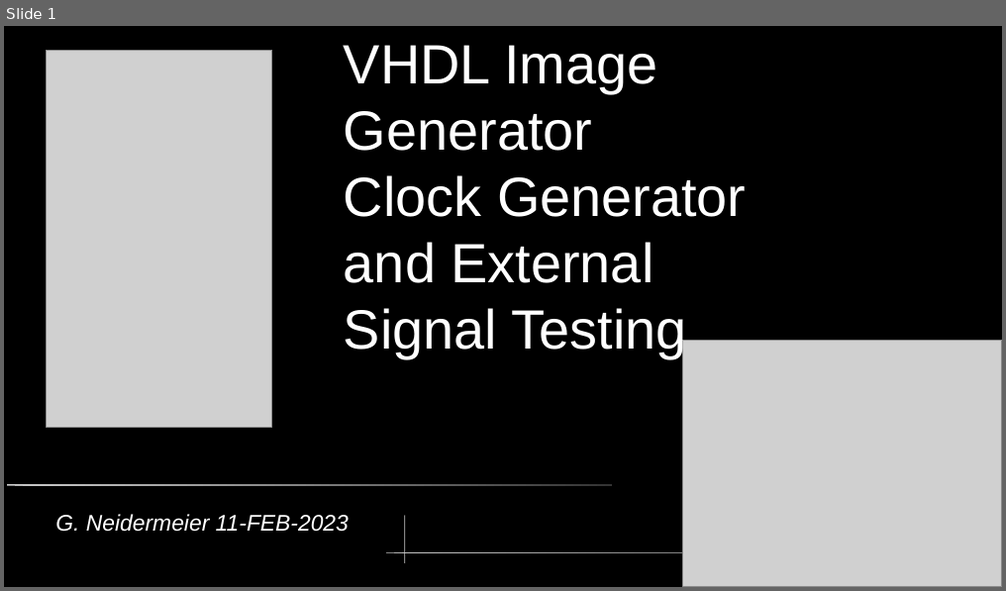
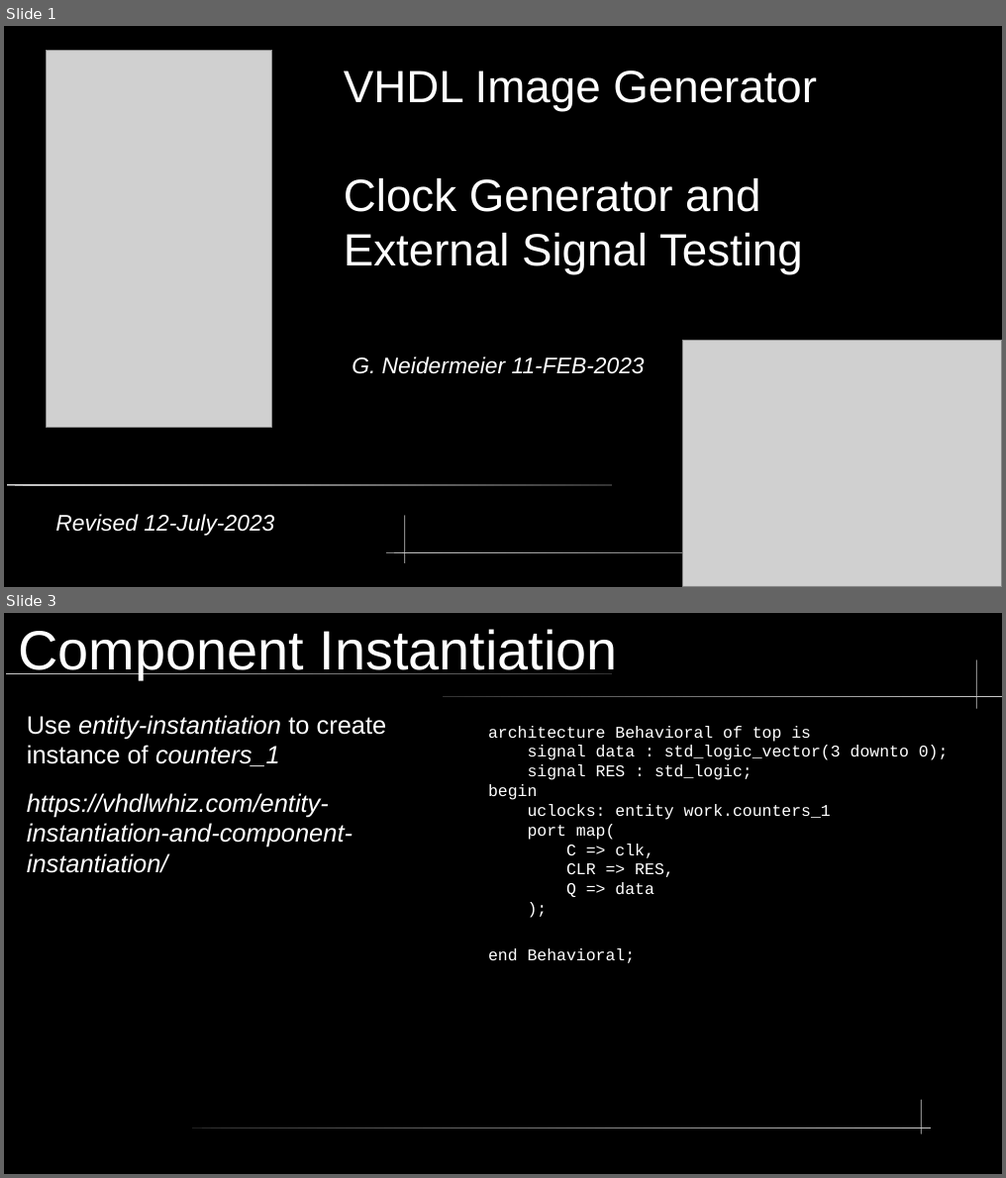
Before and after one commit to neiderm/retro_comp_fpga, a slide deck: docs/soc_t80_vga_clk.odp. Shown one above the other, each under a label of ours: slide 1 before the commit, slides 1 and 3 after it; the slides between them are not shown. The pictures are 1006x591 and 1006x1178 pixels, drawn with LibreOffice and Linux fonts; fonts in the diff are those of the drawing; grey boxes stand for pictures; background and template pictures are left out. Boxes give left, top, right and bottom in pixels: in the first picture for what was removed or moved away, otherwise in the second. Text is boxed around its words. In the diff, an @@ line names an element or a change of style, - is before the commit and + after.

```diff
--- a/docs/soc_t80_vga_clk.odp
+++ b/docs/soc_t80_vga_clk.odp
@@ slide 3 added at bbox=[4, 613, 1002, 1174], background #000000 @@
@@ title added at bbox=[18, 629, 618, 679], 44 pt, text #FFFFFF @@
+Component Instantiation
@@ freeform shape added at bbox=[976, 661, 977, 709], fill #CCCCCC @@
@@ rounded rectangle added at bbox=[6, 672, 612, 674], fill gradient #CCCCCC to #333333 @@
@@ rounded rectangle added at bbox=[444, 696, 1002, 697], fill gradient #333333 to #CCCCCC @@
@@ text added at bbox=[27, 715, 387, 873], 20 pt, text #FFFFFF, italic @@
+Use entity-instantiation to create instance of counters_1
+https://vhdlwhiz.com/entity-instantiation-and-component-instantiation/
@@ text added at bbox=[488, 726, 948, 963], 13 pt, text #FFFFFF @@
+architecture Behavioral of top is
+signal data : std_logic_vector(3 downto 0);
+signal RES : std_logic;
+begin
+uclocks: entity work.counters_1
+port map(
+C => clk,
+CLR => RES,
+Q => data
+);
+end Behavioral;
@@ freeform shape added at bbox=[922, 1100, 923, 1135], fill #CCCCCC @@
@@ rounded rectangle added at bbox=[192, 1128, 932, 1129], fill gradient #333333 to #CCCCCC @@
@@ slide 1 changed as well @@
@@ title "VHDL Image Generator Clock Generator ..." at bbox=[344, 71, 817, 274]: size 44 to 36 pt @@
@@ text added at bbox=[351, 357, 645, 374], 18 pt, text #FFFFFF, italic @@
+G. Neidermeier 11-FEB-2023
@@ text at bbox=[55, 514, 274, 536]: text changed @@
-G. Neidermeier 11-FEB-2023
+Revised 12-July-2023
```
Also in this commit, not shown: 5 other slides changed, 2 other slides added, 2 slides removed, 5 other files.
